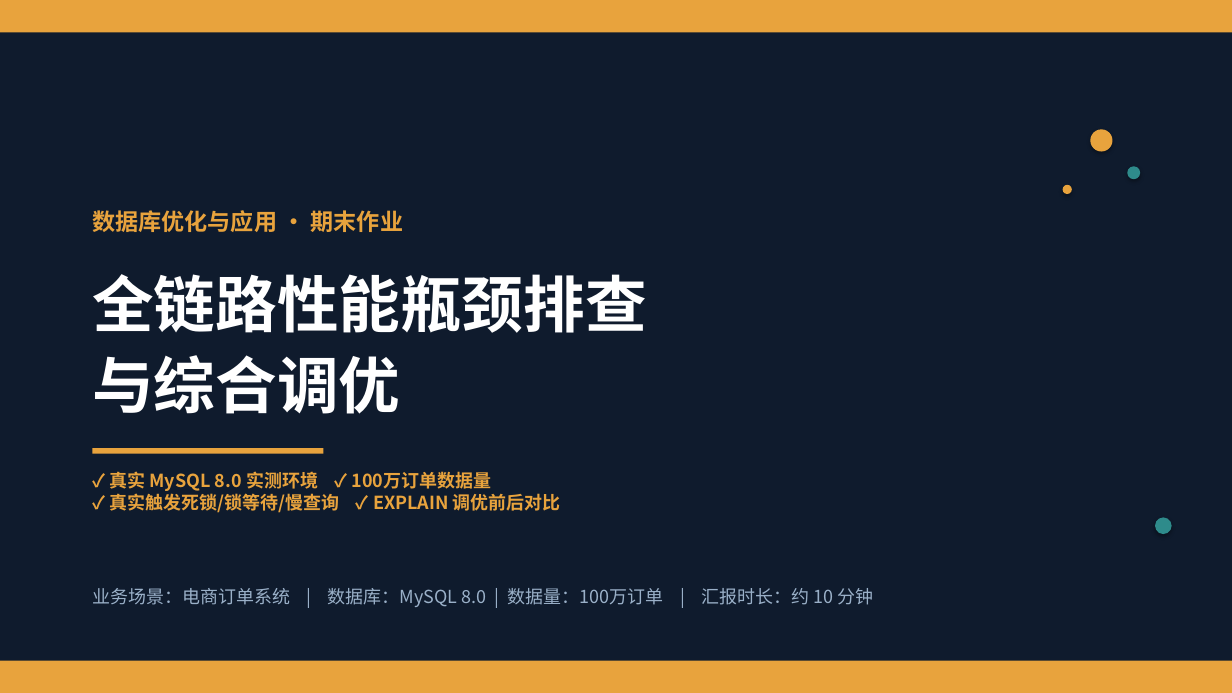
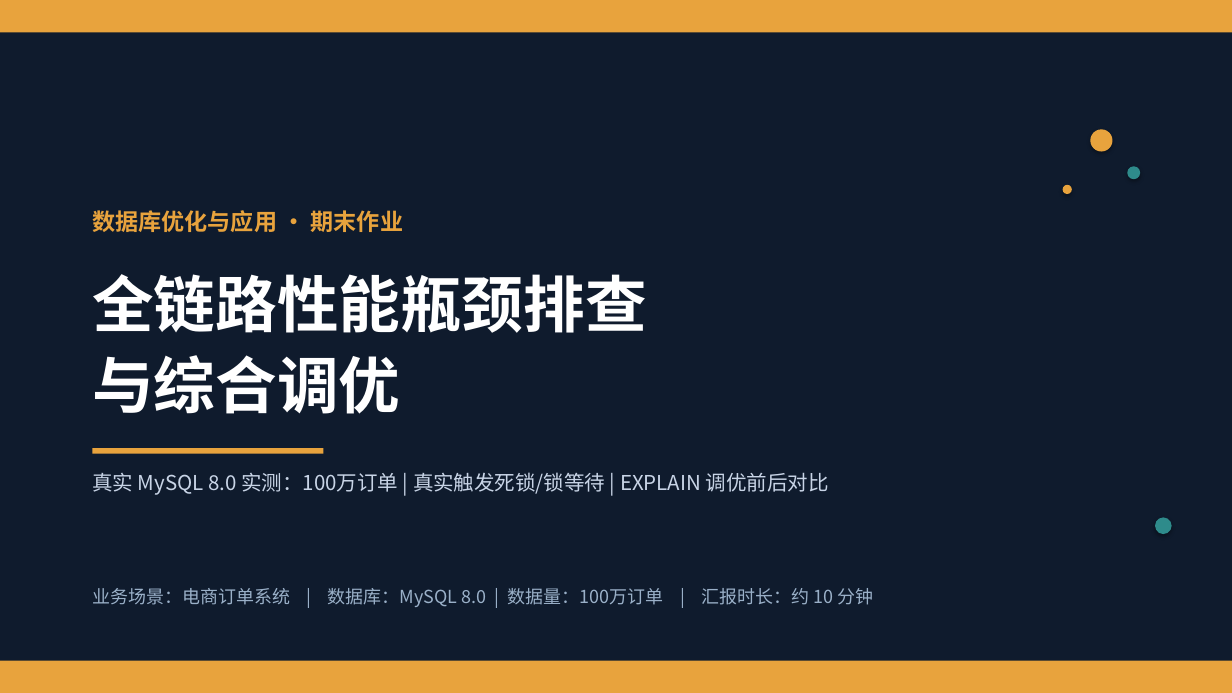
Before and after one commit to nxj23/-, a slide deck: slide 1 of db_optimization_demo/ppt/全链路性能瓶颈排查与综合调优_优化版.pptx. Drawn at 1232x693 pixels with LibreOffice and Linux fonts; fonts in the diff are those of the drawing. Boxes give left, top, right and bottom in pixels: in the first picture for what was removed or moved away, otherwise in the second. Text is boxed around its words. In the diff, an @@ line names an element or a change of style, - is before the commit and + after.

Commit message:
feat: 数据库性能瓶颈排查与调优汇报

```diff
--- a/db_optimization_demo/ppt/全链路性能瓶颈排查与综合调优_优化版.pptx
+++ b/db_optimization_demo/ppt/全链路性能瓶颈排查与综合调优_优化版.pptx
@@ text at [92,472,829,495]: text changed; size 14 to 16 pt; text colour #E8A33D to #C8D4E6; bold off @@
-✓ 真实 MySQL 8.0 实测环境 ✓ 100万订单数据量
-✓ 真实触发死锁/锁等待/慢查询 ✓ EXPLAIN 调优前后对比
+真实 MySQL 8.0 实测：100万订单 | 真实触发死锁/锁等待 | EXPLAIN 调优前后对比
```
Also in this commit, not shown: 8 other slides changed, 1 other file.
